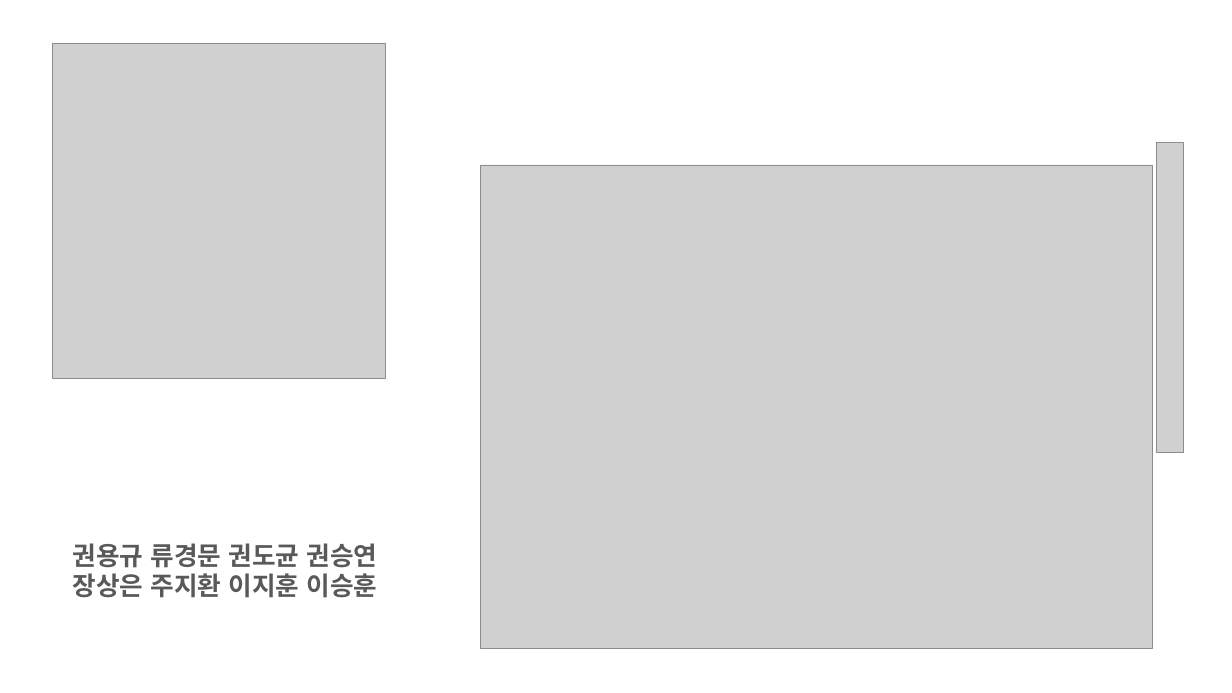
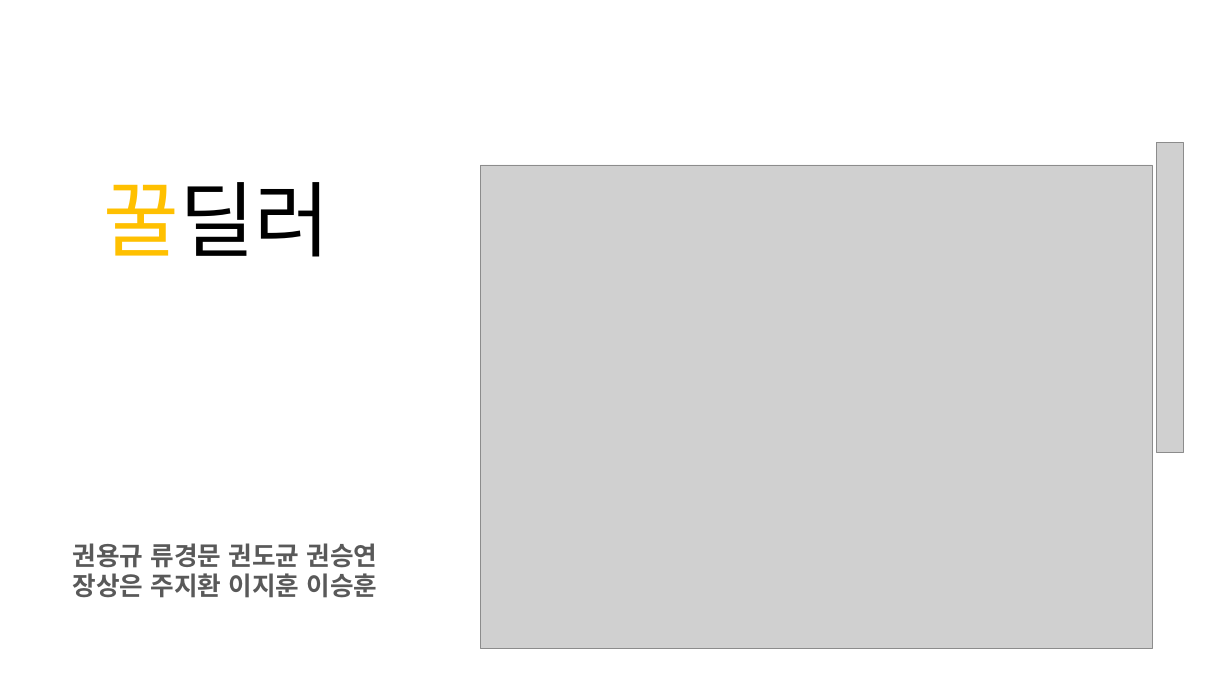
Before and after one commit to RYUGM/RYU, a slide deck: slide 1 of Python_Project.pptx. Drawn at 1232x693 pixels with LibreOffice and Linux fonts; fonts in the diff are those of the drawing; grey boxes stand for pictures. Boxes give left, top, right and bottom in pixels: in the first picture for what was removed or moved away, otherwise in the second. Text is boxed around its words. In the diff, an @@ line names an element or a change of style, - is before the commit and + after.

Commit message:
ppt 0326

```diff
--- a/Python_Project.pptx
+++ b/Python_Project.pptx
@@ picture removed at (x1=52, y1=43, x2=386, y2=378) @@
@@ text added at (x1=104, y1=182, x2=331, y2=257), 96 pt, text #000000 @@
+꿀딜러
```
